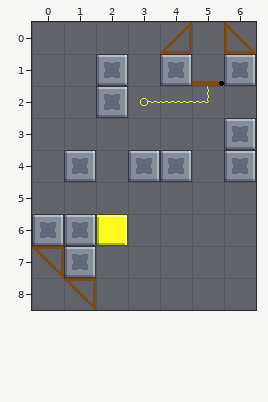
One commit to this Tiled map (JSON): Assets/Level_Editor/TileMap/Path_89.tmj. The picture above is the old version.
Cells are 32x32 px. Shown: x 0..6, y 0..8.
New version:
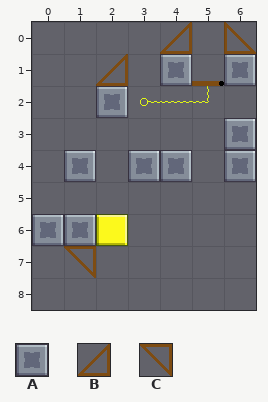
Key: from "tileSet": A 33, B 106, C 116.
_ is an empty cell, . an unchanged one.
Change:
--- layer "Blocks"
@@ x 2..2 @@
-1 A
+1 B
@@ x 0..1 @@
-7 CA
-8 .C
+7 _C
+8 ._
Pixel boxes of the changes (left, top, right, bottom) in both pictures:
changed: (96, 54, 128, 86)
changed: (32, 246, 96, 310)
